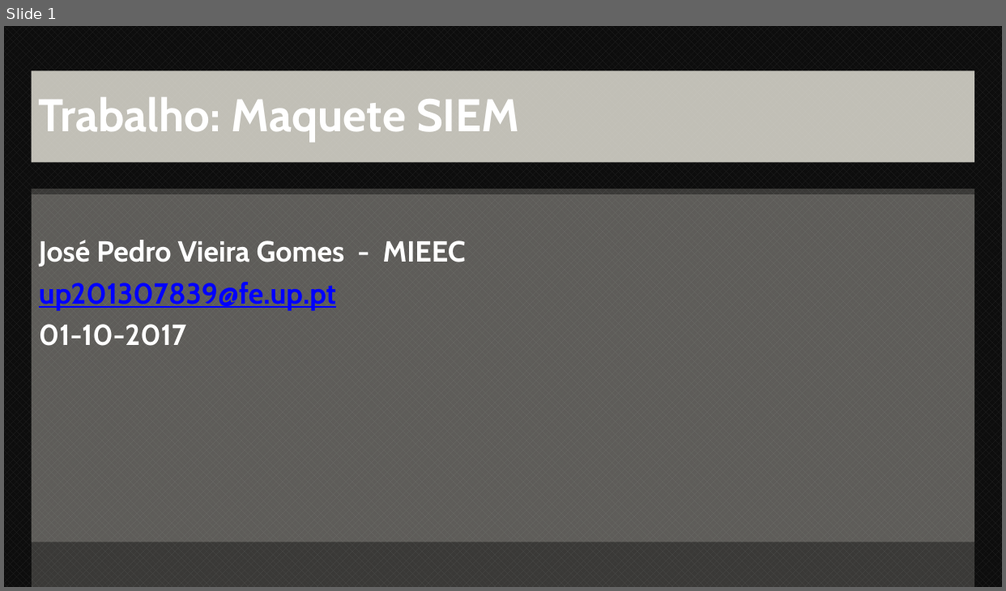
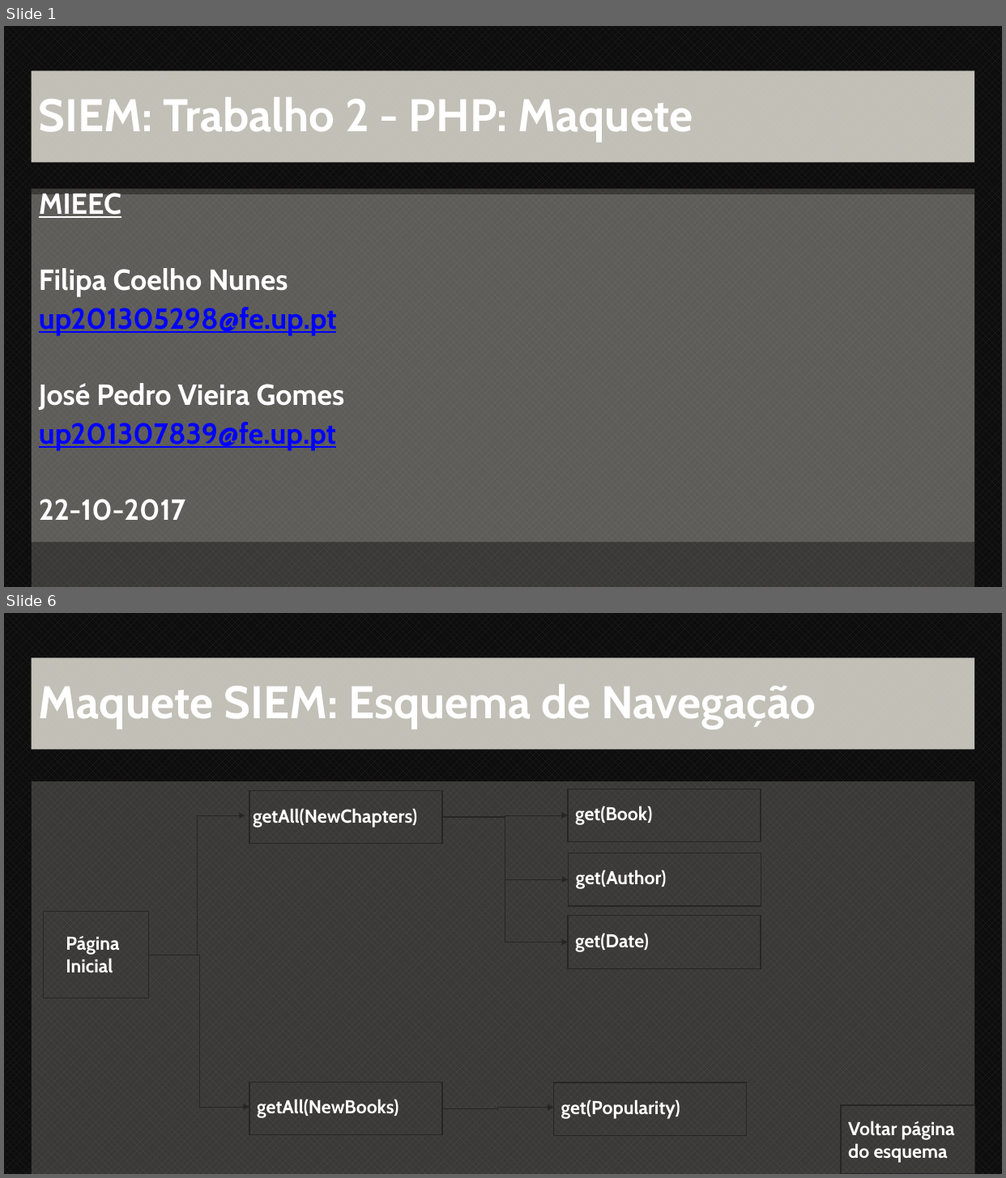
Before and after one commit to MoonlessS/bookshare, a slide deck: bookshare/relatorio/plano.pptx. Shown one above the other, each under a label of ours: slide 1 before the commit, slides 1 and 6 after it; the slides between them are not shown. The pictures are 1006x591 and 1006x1178 pixels, drawn with LibreOffice and Linux fonts; fonts in the diff are those of the drawing. Boxes give left, top, right and bottom in pixels: in the first picture for what was removed or moved away, otherwise in the second. Text is boxed around its words. In the diff, an @@ line names an element or a change of style, - is before the commit and + after.

```diff
--- a/bookshare/relatorio/plano.pptx
+++ b/bookshare/relatorio/plano.pptx
@@ slide 6 added at [4, 613, 1002, 1174], background pattern #262626 on #0D0D0D; not listed: 1 template element that a slide beside it also shows @@
@@ title added at [32, 658, 975, 749], fill #EEECE1 at 80% opacity, 44 pt, text #FFFFFF, bold @@
+Maquete SIEM: Esquema de Navegação
@@ rectangle added at [249, 790, 442, 844], outline #262626 1 pt @@
@@ rectangle added at [568, 789, 760, 842], outline #262626 1 pt @@
@@ text added at [575, 806, 652, 825], 18 pt, text #FFFFFF, bold @@
+get(Book)
@@ elbow arrow added from (148, 955) to (245, 815), #262626 0.5 pt @@
@@ text added at [253, 808, 417, 828], 18 pt, text #FFFFFF, bold @@
+getAll(NewChapters)
@@ elbow arrow added from (443, 817) to (568, 815), #262626 0.5 pt @@
@@ elbow arrow added from (443, 817) to (569, 879), #262626 0.5 pt @@
@@ elbow arrow added from (443, 817) to (568, 943), #262626 0.5 pt @@
@@ rectangle added at [569, 854, 761, 906], outline #262626 1 pt @@
@@ text added at [576, 870, 667, 889], 18 pt, text #FFFFFF, bold @@
+get(Author)
@@ rectangle added at [43, 912, 148, 999], outline #262626 1 pt @@
@@ rectangle added at [568, 916, 760, 969], outline #262626 1 pt @@
@@ text added at [66, 936, 119, 973], 18 pt, text #FFFFFF, bold @@
+Página
+Inicial
@@ text added at [575, 933, 649, 952], 18 pt, text #FFFFFF, bold @@
+get(Date)
@@ elbow arrow added from (148, 955) to (249, 1107), #262626 0.5 pt @@
@@ rectangle added at [249, 1082, 442, 1135], outline #262626 1 pt @@
@@ rectangle added at [553, 1083, 746, 1136], outline #262626 1 pt @@
@@ text added at [257, 1099, 398, 1118], 18 pt, text #FFFFFF, bold @@
+getAll(NewBooks)
@@ elbow arrow added from (443, 1109) to (553, 1108), #262626 0.5 pt @@
@@ text added at [561, 1100, 680, 1119], 18 pt, text #FFFFFF, bold @@
+get(Popularity)
@@ rectangle added at [841, 1105, 975, 1174], outline #262626 1 pt @@
@@ text added at [848, 1121, 955, 1163], 18 pt, text #FFFFFF, bold @@
+Voltar página
+do esquema
@@ slide 1 changed as well @@
@@ title at [39, 97, 693, 142]: text changed @@
-Trabalho: Maquete SIEM
+SIEM: Trabalho 2 - PHP: Maquete
@@ text at [39, 193, 345, 410]: text changed @@
-José Pedro Vieira Gomes - MIEEC
+MIEEC
+Filipa Coelho Nunes
+up201305298@fe.up.pt
+José Pedro Vieira Gomes
@@ text at [39, 422, 336, 451]: line spacing 0.9 to 0.8 @@
@@ text at [39, 499, 185, 521]: text changed @@
-01-10-2017
+22-10-2017
```
Also in this commit, not shown: 4 other slides changed, 41 other slides added, 1 slide removed, 5 other files.
